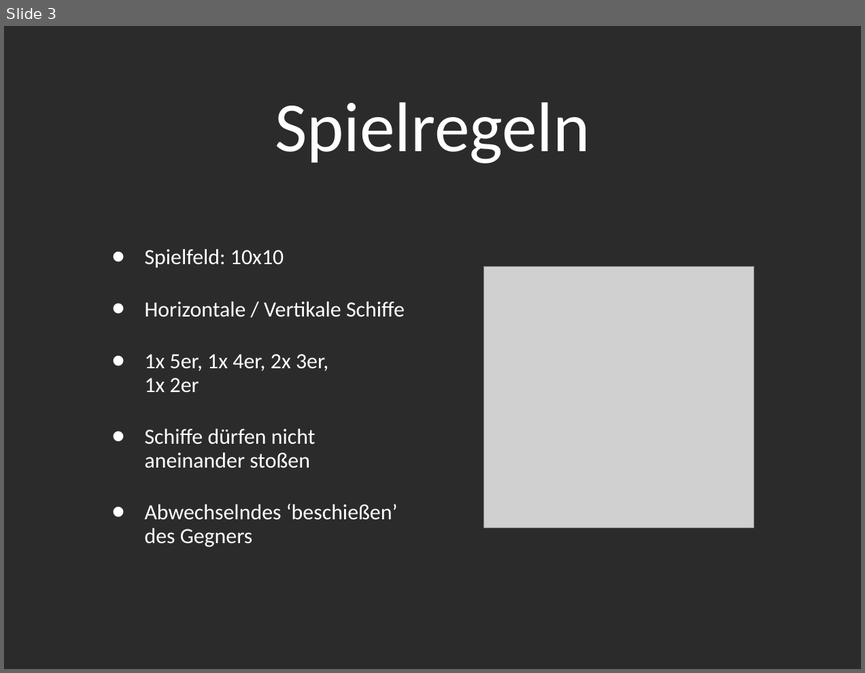
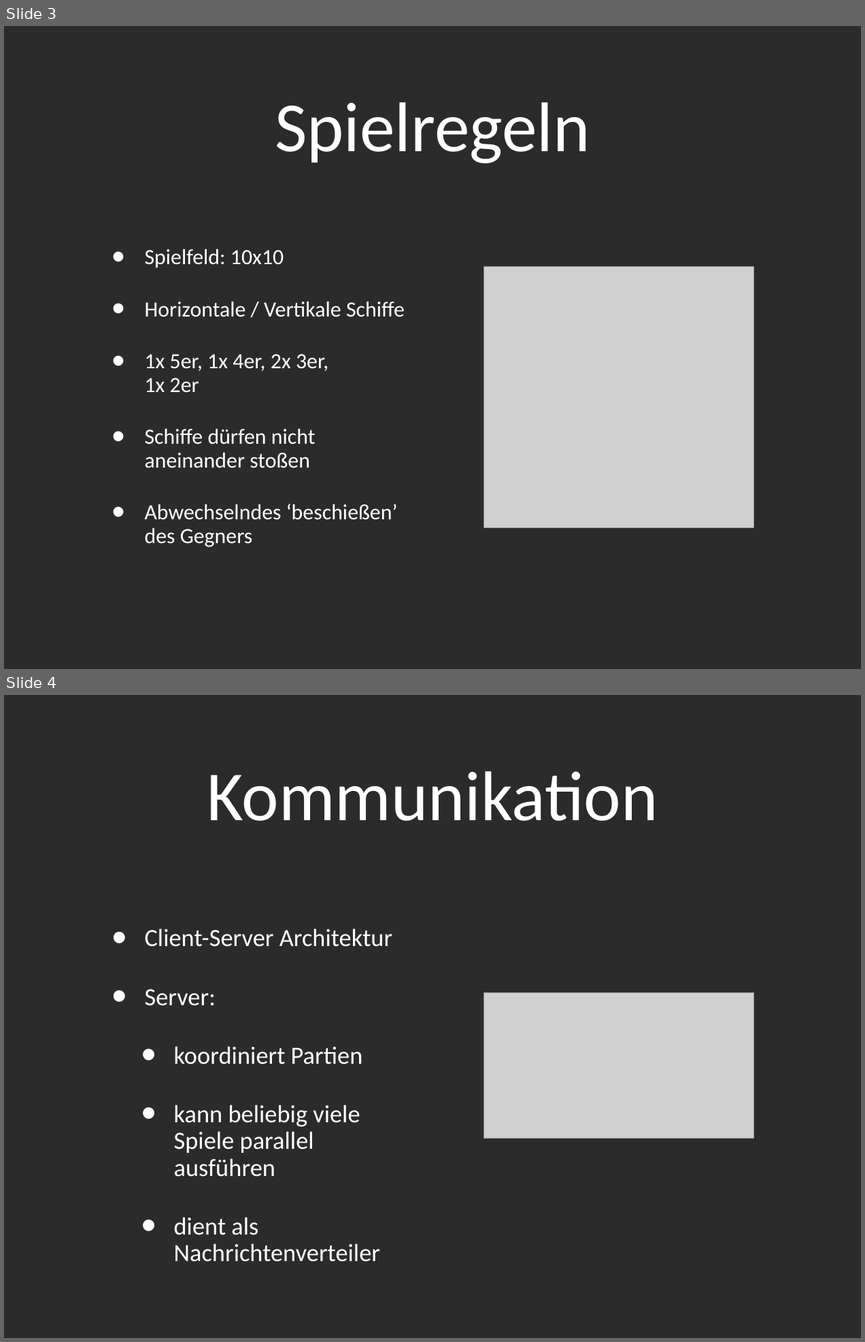
Before and after one commit to novac045/ai-battleship, a slide deck: Präsentation/Presentation_PPT.ppt. Shown one above the other, each under a label of ours: slide 3 before the commit, slides 3 and 4 after it. The pictures are 865x673 and 865x1342 pixels, drawn with LibreOffice and Linux fonts; fonts in the diff are those of the drawing; grey boxes stand for pictures; background and template pictures are left out; a plain dark background stands for a picture behind light text. Boxes give left, top, right and bottom in pixels: in the first picture for what was removed or moved away, otherwise in the second. Text is boxed around its words. In the diff, an @@ line names an element or a change of style, - is before the commit and + after.

```diff
--- a/Präsentation/Presentation_PPT.ppt
+++ b/Präsentation/Presentation_PPT.ppt
@@ slide 4 added at [4, 695, 861, 1338], background picture (left out) @@
@@ title added at [207, 771, 658, 821], 84 pt, text #FFFFFF @@
+Kommunikation
@@ text added at [145, 928, 392, 1261], 29.6 pt, text #FFFFFF @@
+• Client-Server Architektur
+• Server:
+  • koordiniert Partien
+  • kann beliebig viele Spiele parallel ausführen
+  • dient als Nachrichtenverteiler
@@ picture added at [483, 993, 754, 1138] @@
```
Also in this commit, not shown: 1 slide changed, 5 other slides added, 1 slide removed, 1 other file.
